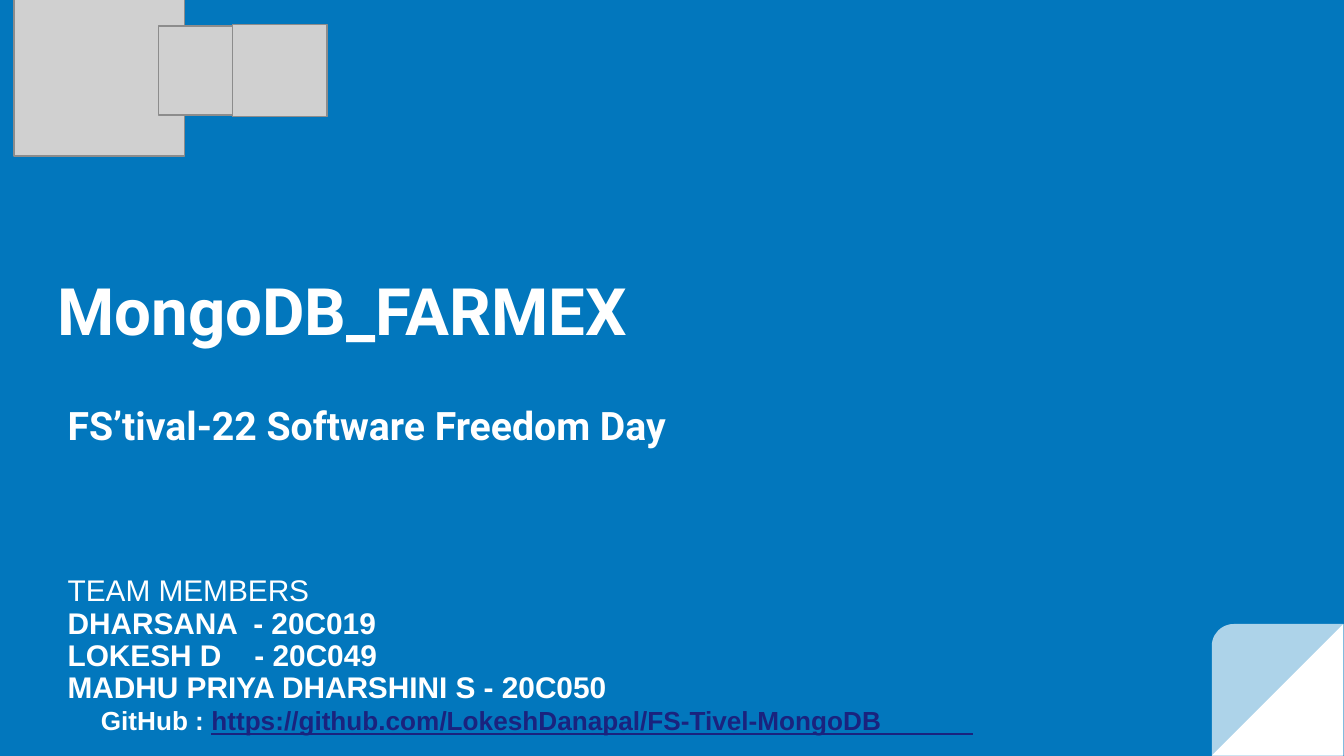
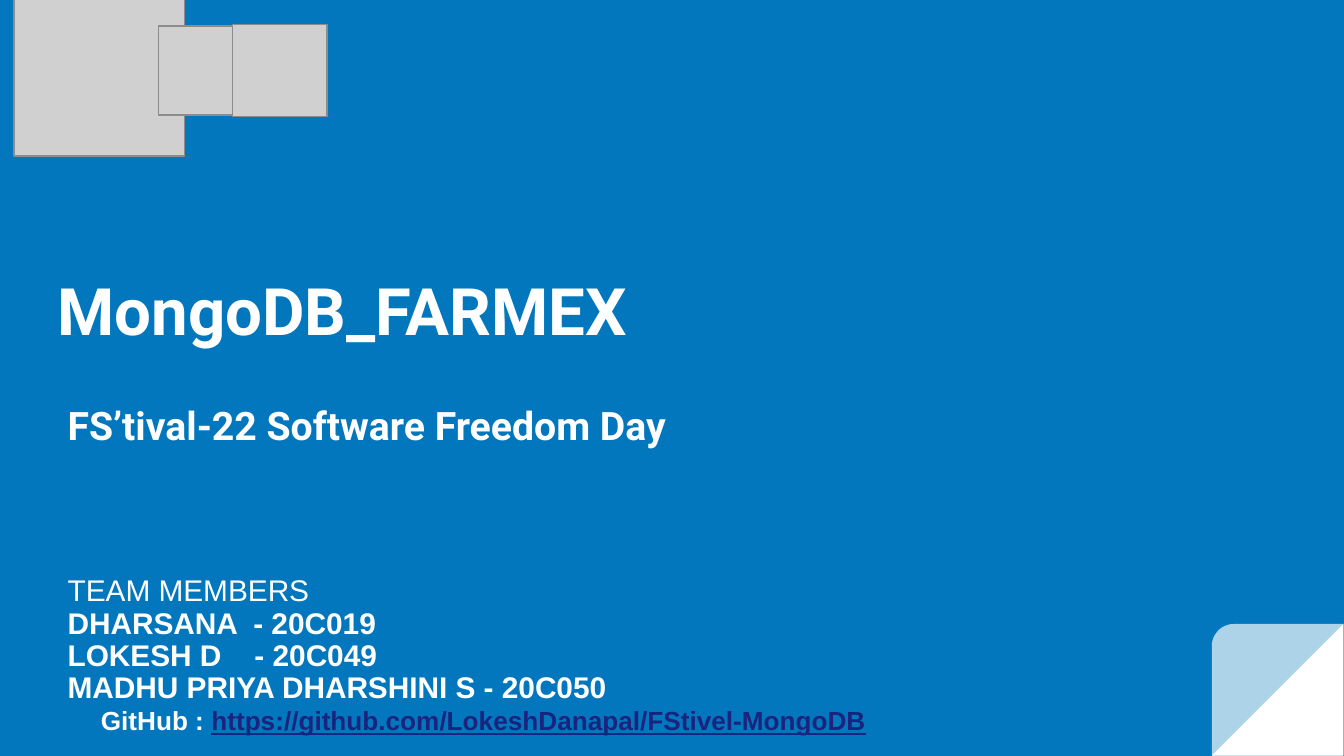
Before and after one commit to LokeshDanapal/FStivel-MongoDB, a slide deck: slide 1 of Presentation/MongoDB_Project_demo 1st review.pptx. Drawn at 1344x756 pixels with LibreOffice and Linux fonts; fonts in the diff are those of the drawing; grey boxes stand for pictures. Boxes give left, top, right and bottom in pixels: in the first picture for what was removed or moved away, otherwise in the second. Text is boxed around its words. In the diff, an @@ line names an element or a change of style, - is before the commit and + after.

Commit message:
03/11/2022

```diff
--- a/Presentation/MongoDB_Project_demo 1st review.pptx
+++ b/Presentation/MongoDB_Project_demo 1st review.pptx
@@ text at box(101, 711, 865, 736): text changed @@
-GitHub : https://github.com/LokeshDanapal/FS-Tivel-MongoDB
+GitHub : https://github.com/LokeshDanapal/FStivel-MongoDB
```
